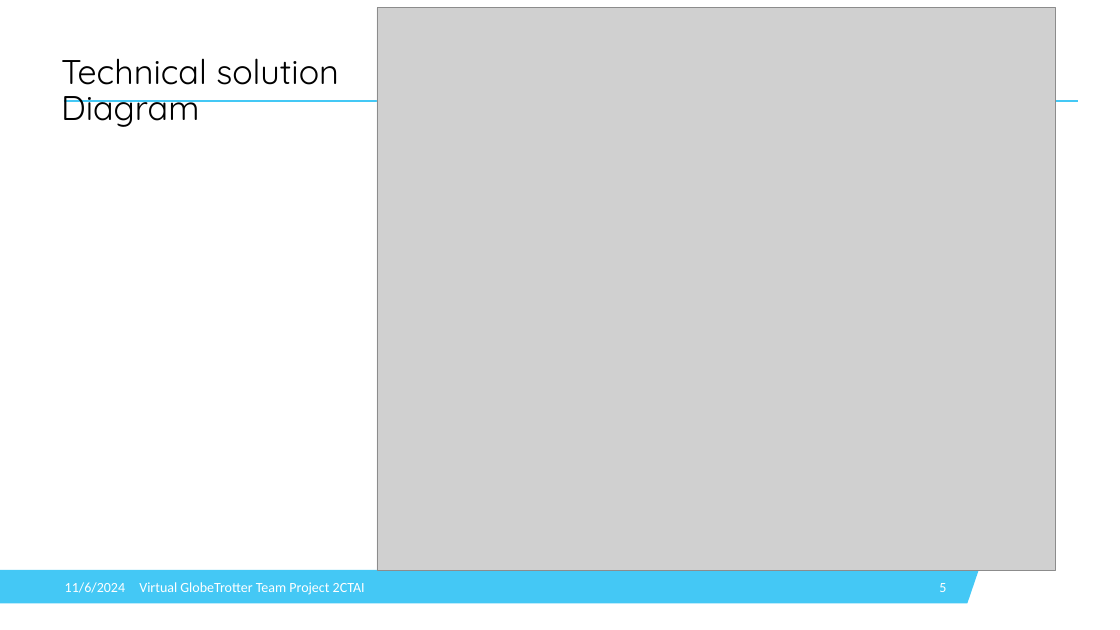
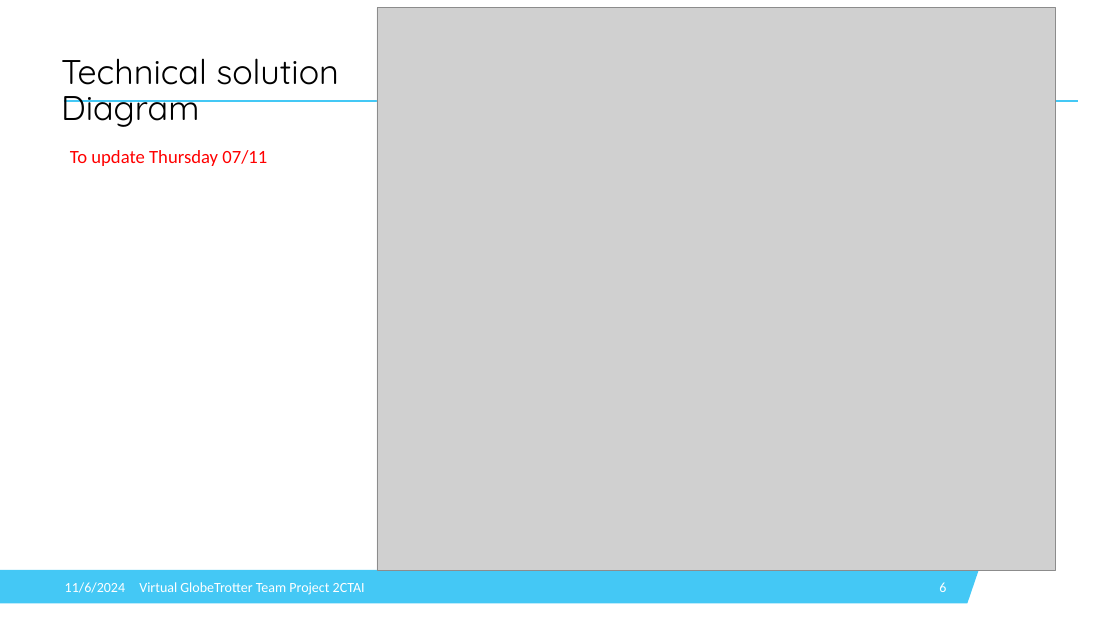
Before and after one commit to IsabelleDesle/VirtualGlobeTrotter, a slide deck: slide 6 of PresentationVGT.pptx (slide 5 before the commit). Drawn at 1120x630 pixels with LibreOffice and Linux fonts; fonts in the diff are those of the drawing; grey boxes stand for pictures; background and template pictures are left out. Boxes give left, top, right and bottom in pixels: in the first picture for what was removed or moved away, otherwise in the second. Text is boxed around its words. In the diff, an @@ line names an element or a change of style, - is before the commit and + after.

```diff
--- a/PresentationVGT.pptx
+++ b/PresentationVGT.pptx
@@ text added at [70, 150, 267, 166], 24 pt, text #FF0000 @@
+To update Thursday 07/11
```
Also in this commit, not shown: 9 other slides changed, 1 slide removed, 3 other files.
